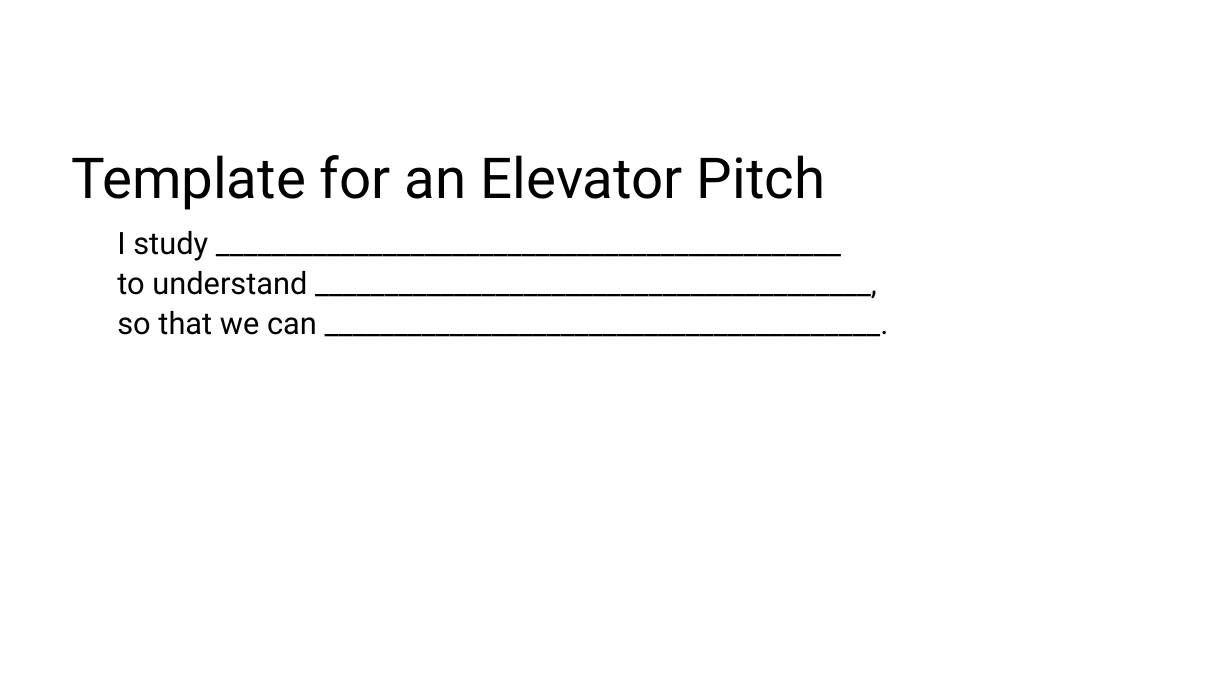
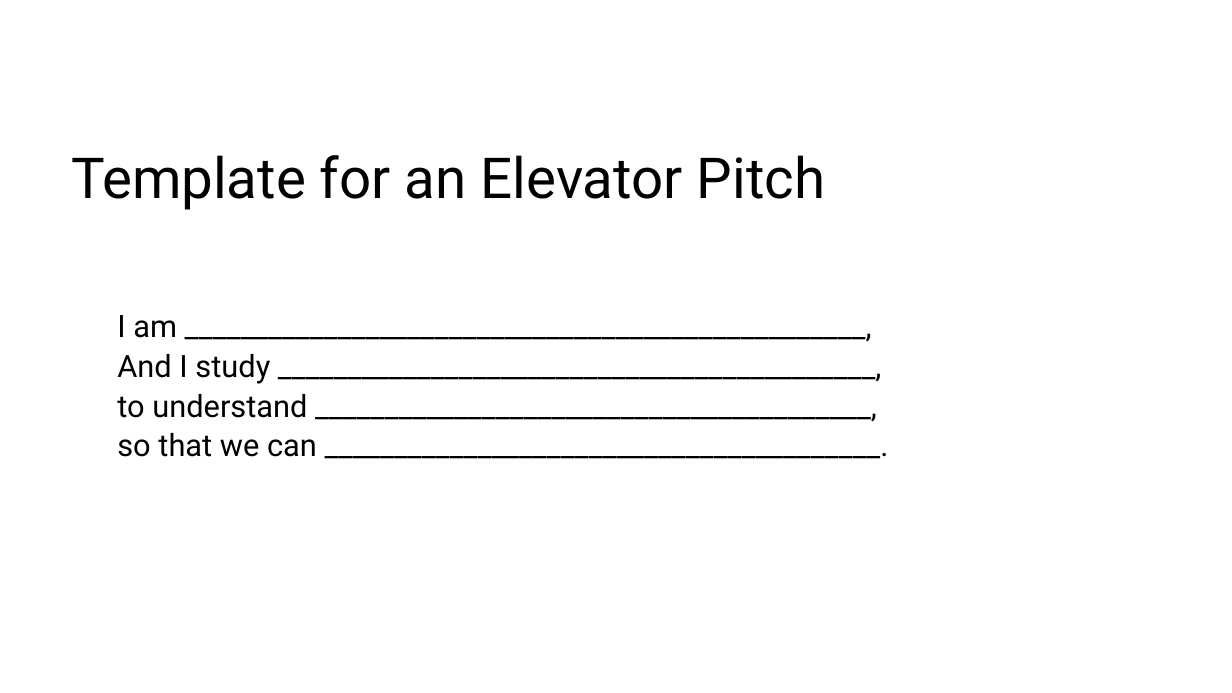
Before and after one commit to BridgesLab/FellowshipWorkshopDocuments, a slide deck: slide 4 of Documents/Slides/Effective Presentations.pptx. Drawn at 1232x693 pixels with LibreOffice and Linux fonts; fonts in the diff are those of the drawing. Boxes give left, top, right and bottom in pixels: in the first picture for what was removed or moved away, otherwise in the second. Text is boxed around its words. In the diff, an @@ line names an element or a change of style, - is before the commit and + after.

```diff
--- a/Documents/Slides/Effective Presentations.pptx
+++ b/Documents/Slides/Effective Presentations.pptx
@@ text at [117, 315, 270, 384]: text changed @@
-  I study _____________________________________________
+  I am _________________________________________________,
+  And I study ___________________________________________,
```
Also in this commit, not shown: 2 other slides changed.
